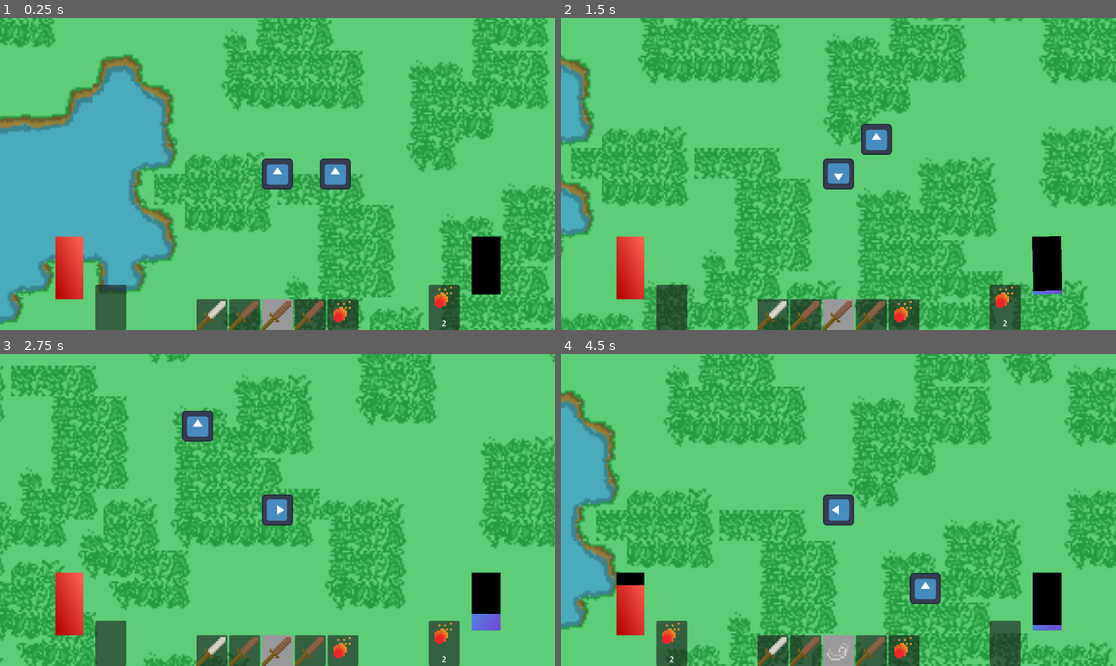
Above: before the commit, frames 1-4 (two rows, left to right).
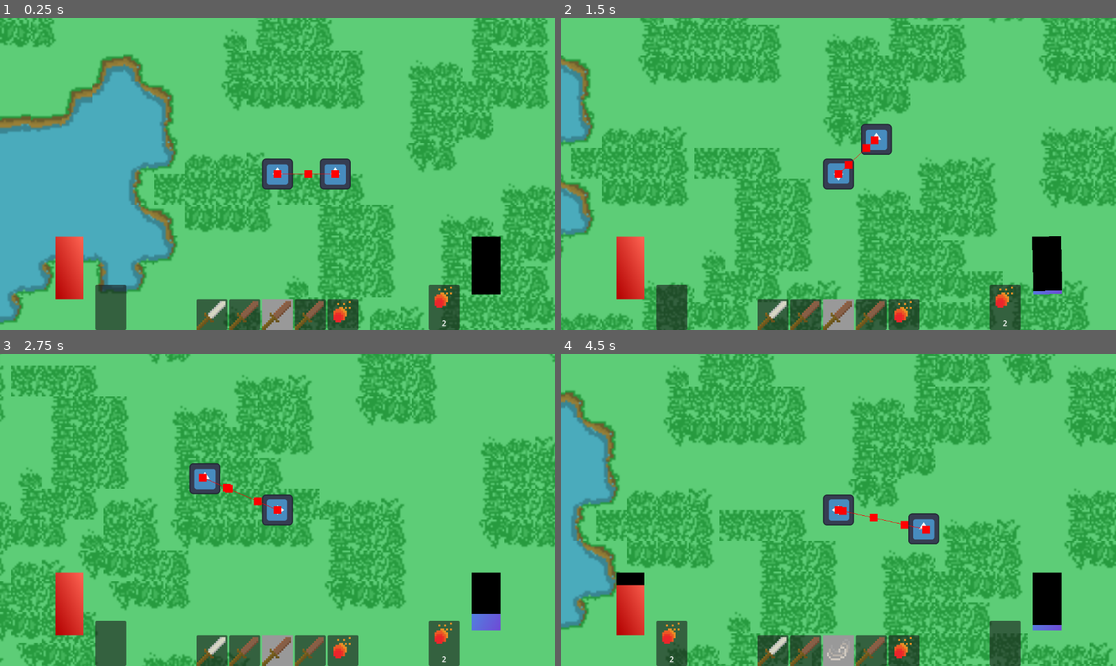
Above: after the commit, the same moments.

Repository: Tsanzevino/DungeonDeckBuilder
Game: Godot game, scene res://Scenes/main.tscn
Same seed, same stepped clock (60 frames per second), same inputs: the game is played once before the commit and once after it. The engine's default icon, where the game draws it, is replaced by a stand-in: a white triangle on a blue panel in a dark square.
Inputs:
- Up to frame 1 (0.25 s): no input
- Up to frame 2 (1.5 s): tap Enter at 0.5 s; hold D (move_right) 0.53-1.28 s; hold Ctrl (sprint) 0.53-1.28 s; hold S (move_down) from 1.28 s (still down); tap Space (use_card) at 1.35 s
- Up to frame 3 (2.75 s): release S (move_down) at 2.03 s; hold D (move_right) from 2.03 s (still down); hold Ctrl (sprint) from 2.03 s (still down)
- Up to frame 4 (4.5 s): release D (move_right) at 2.78 s; release Ctrl (sprint) at 2.78 s; hold W (move_up) 2.78-3.53 s; tap Space (use_card) at 2.85, 4.35 s; hold Ctrl (sprint) 3.53-4.28 s; hold A (move_left) from 3.53 s (still down)

The runs differ from the first frame. In frame 1, 0.1% of the frame differs, in the area x 49-62%, y 48-52%; in frame 2, 0.2%; in frame 3, 1.2%; in frame 4, 1.3%, in the area x 49-69%, y 48-81%.

Commit message:
simple enemy navigation

Diff:
--- a/Data/Tiles/new_tile_set.tres
+++ b/Data/Tiles/new_tile_set.tres
@@ -1,21 +1,9 @@
-[gd_resource type="TileSet" load_steps=9 format=3 uid="uid://sccd785u215p"]
+[gd_resource type="TileSet" load_steps=11 format=3 uid="uid://sccd785u215p"]
 
 [ext_resource type="Texture2D" uid="uid://bswryi18offys" path="res://Data/Tiles/simple_tilemap.png" id="1_tudc2"]
 
 [sub_resource type="TileMapPattern" id="TileMapPattern_tudc2"]
 tile_data = PackedInt32Array(0, 0, 1, 65536, 0, 2, 131072, 0, 3, 1, 65536, 1, 65537, 65536, 2, 131073, 65536, 3, 2, 131072, 1, 65538, 131072, 2, 131074, 131072, 3)
-
-[sub_resource type="NavigationPolygon" id="NavigationPolygon_tudc2"]
-vertices = PackedVector2Array(8, 8, -8, 8, -8, -8, 8, -8)
-polygons = Array[PackedInt32Array]([PackedInt32Array(0, 1, 2, 3)])
-outlines = Array[PackedVector2Array]([PackedVector2Array(-8, -8, 8, -8, 8, 8, -8, 8)])
-agent_radius = 0.0
-
-[sub_resource type="NavigationPolygon" id="NavigationPolygon_netrv"]
-vertices = PackedVector2Array(8, 8, -8, 8, -8, -8, 8, -8)
-polygons = Array[PackedInt32Array]([PackedInt32Array(0, 1, 2, 3)])
-outlines = Array[PackedVector2Array]([PackedVector2Array(-8, -8, 8, -8, 8, 8, -8, 8)])
-agent_radius = 0.0
 
 [sub_resource type="NavigationPolygon" id="NavigationPolygon_uf8bg"]
 vertices = PackedVector2Array(8, 8, -8, 8, -8, -8, 8, -8)
@@ -23,6 +11,10 @@
 outlines = Array[PackedVector2Array]([PackedVector2Array(-8, -8, 8, -8, 8, 8, -8, 8)])
 agent_radius = 0.0
 
+[sub_resource type="NavigationPolygon" id="NavigationPolygon_tudc2"]
+
+[sub_resource type="NavigationPolygon" id="NavigationPolygon_netrv"]
+
 [sub_resource type="NavigationPolygon" id="NavigationPolygon_slmpl"]
 vertices = PackedVector2Array(8, 8, -8, 8, -8, -8, 8, -8)
 polygons = Array[PackedInt32Array]([PackedInt32Array(0, 1, 2, 3)])
@@ -30,10 +22,14 @@
 agent_radius = 0.0
 
 [sub_resource type="NavigationPolygon" id="NavigationPolygon_wxmdq"]
+
+[sub_resource type="NavigationPolygon" id="NavigationPolygon_igbx2"]
 vertices = PackedVector2Array(8, 8, -8, 8, -8, -8, 8, -8)
 polygons = Array[PackedInt32Array]([PackedInt32Array(0, 1, 2, 3)])
 outlines = Array[PackedVector2Array]([PackedVector2Array(-8, -8, 8, -8, 8, 8, -8, 8)])
 agent_radius = 0.0
+
+[sub_resource type="NavigationPolygon" id="NavigationPolygon_ag7c2"]
 
 [sub_resource type="TileSetAtlasSource" id="TileSetAtlasSource_netrv"]
 texture = ExtResource("1_tudc2")
@@ -44,6 +40,7 @@
 0:0/0/terrains_peering_bit/bottom_left_corner = 0
 0:0/0/terrains_peering_bit/top_left_corner = 0
 0:0/0/terrains_peering_bit/top_right_corner = 0
+0:0/0/navigation_layer_0/polygon = SubResource("NavigationPolygon_uf8bg")
 1:0/0 = 0
 1:0/0/terrain_set = 0
 1:0/0/terrain = 0
@@ -51,6 +48,7 @@
 1:0/0/terrains_peering_bit/bottom_left_corner = 0
 1:0/0/terrains_peering_bit/top_left_corner = 0
 1:0/0/terrains_peering_bit/top_right_corner = 0
+1:0/0/navigation_layer_0/polygon = SubResource("NavigationPolygon_uf8bg")
 2:0/0 = 0
 2:0/0/terrain_set = 0
 2:0/0/terrain = 1
@@ -59,7 +57,7 @@
 2:0/0/terrains_peering_bit/bottom_left_corner = 1
 2:0/0/terrains_peering_bit/top_left_corner = 1
 2:0/0/terrains_peering_bit/top_right_corner = 1
-2:0/0/navigation_layer_0/polygon = SubResource("NavigationPolygon_wxmdq")
+2:0/0/navigation_layer_0/polygon = SubResource("NavigationPolygon_tudc2")
 0:1/0 = 0
 0:1/0/terrain_set = 0
 0:1/0/terrain = 0
@@ -67,6 +65,7 @@
 0:1/0/terrains_peering_bit/bottom_left_corner = 0
 0:1/0/terrains_peering_bit/top_left_corner = 0
 0:1/0/terrains_peering_bit/top_right_corner = 0
+0:1/0/navigation_layer_0/polygon = SubResource("NavigationPolygon_uf8bg")
 1:1/0 = 0
 1:1/0/terrain_set = 0
 1:1/0/terrain = 0
@@ -74,6 +73,7 @@
 1:1/0/terrains_peering_bit/bottom_left_corner = 3
 1:1/0/terrains_peering_bit/top_left_corner = 0
 1:1/0/terrains_peering_bit/top_right_corner = 0
+1:1/0/navigation_layer_0/polygon = SubResource("NavigationPolygon_uf8bg")
 2:1/0 = 0
 2:1/0/terrain_set = 0
 2:1/0/terrain = 0
@@ -81,6 +81,7 @@
 2:1/0/terrains_peering_bit/bottom_left_corner = 3
 2:1/0/terrains_peering_bit/top_left_corner = 0
 2:1/0/terrains_peering_bit/top_right_corner = 0
+2:1/0/navigation_layer_0/polygon = SubResource("NavigationPolygon_uf8bg")
 0:2/0 = 0
 0:2/0/terrain_set = 0
 0:2/0/terrain = 0
@@ -88,6 +89,7 @@
 0:2/0/terrains_peering_bit/bottom_left_corner = 0
 0:2/0/terrains_peering_bit/top_left_corner = 0
 0:2/0/terrains_peering_bit/top_right_corner = 3
+0:2/0/navigation_layer_0/polygon = SubResource("NavigationPolygon_uf8bg")
 1:2/0 = 0
 1:2/0/terrain_set = 0
 1:2/0/terrain = 3
@@ -95,6 +97,7 @@
 1:2/0/terrains_peering_bit/bottom_left_corner = 3
 1:2/0/terrains_peering_bit/top_left_corner = 3
 1:2/0/terrains_peering_bit/top_right_corner = 3
+1:2/0/navigation_layer_0/polygon = SubResource("NavigationPolygon_uf8bg")
 2:2/0 = 0
 2:2/0/terrain_set = 0
 2:2/0/terrain = 0
@@ -102,6 +105,7 @@
 2:2/0/terrains_peering_bit/bottom_left_corner = 3
 2:2/0/terrains_peering_bit/top_left_corner = 3
 2:2/0/terrains_peering_bit/top_right_corner = 0
+2:2/0/navigation_layer_0/polygon = SubResource("NavigationPolygon_uf8bg")
 0:3/0 = 0
 0:3/0/terrain_set = 0
 0:3/0/terrain = 0
@@ -109,6 +113,7 @@
 0:3/0/terrains_peering_bit/bottom_left_corner = 0
 0:3/0/terrains_peering_bit/top_left_corner = 0
 0:3/0/terrains_peering_bit/top_right_corner = 3
+0:3/0/navigation_layer_0/polygon = SubResource("NavigationPolygon_uf8bg")
 1:3/0 = 0
 1:3/0/terrain_set = 0
 1:3/0/terrain = 0
@@ -116,6 +121,7 @@
 1:3/0/terrains_peering_bit/bottom_left_corner = 0
 1:3/0/terrains_peering_bit/top_left_corner = 3
 1:3/0/terrains_peering_bit/top_right_corner = 3
+1:3/0/navigation_layer_0/polygon = SubResource("NavigationPolygon_uf8bg")
 2:3/0 = 0
 2:3/0/terrain_set = 0
 2:3/0/terrain = 0
@@ -123,42 +129,43 @@
 2:3/0/terrains_peering_bit/bottom_left_corner = 0
 2:3/0/terrains_peering_bit/top_left_corner = 3
 2:3/0/terrains_peering_bit/top_right_corner = 0
+2:3/0/navigation_layer_0/polygon = SubResource("NavigationPolygon_uf8bg")
 0:4/0 = 0
 0:4/0/terrain_set = 0
 0:4/0/terrain = 1
-0:4/0/physics_layer_0/polygon_0/points = PackedVector2Array(-8, -8, 8, -8, 8, 8, -8, 8)
+0:4/0/physics_layer_0/polygon_0/points = PackedVector2Array(0, 8, 0, 0, 8, 0, 8, 8)
 0:4/0/terrains_peering_bit/bottom_right_corner = 1
 0:4/0/terrains_peering_bit/bottom_left_corner = 0
 0:4/0/terrains_peering_bit/top_left_corner = 0
 0:4/0/terrains_peering_bit/top_right_corner = 0
-0:4/0/navigation_layer_0/polygon = SubResource("NavigationPolygon_uf8bg")
+0:4/0/navigation_layer_0/polygon = SubResource("NavigationPolygon_tudc2")
 1:4/0 = 0
 1:4/0/terrain_set = 0
 1:4/0/terrain = 1
-1:4/0/physics_layer_0/polygon_0/points = PackedVector2Array(-8, -8, 8, -8, 8, 8, -8, 8)
+1:4/0/physics_layer_0/polygon_0/points = PackedVector2Array(-8, 8, -8, 0, 8, 0, 8, 8)
 1:4/0/terrains_peering_bit/bottom_right_corner = 1
 1:4/0/terrains_peering_bit/bottom_left_corner = 1
 1:4/0/terrains_peering_bit/top_left_corner = 0
 1:4/0/terrains_peering_bit/top_right_corner = 0
-1:4/0/navigation_layer_0/polygon = SubResource("NavigationPolygon_uf8bg")
+1:4/0/navigation_layer_0/polygon = SubResource("NavigationPolygon_tudc2")
 2:4/0 = 0
 2:4/0/terrain_set = 0
 2:4/0/terrain = 1
-2:4/0/physics_layer_0/polygon_0/points = PackedVector2Array(-8, -8, 8, -8, 8, 8, -8, 8)
+2:4/0/physics_layer_0/polygon_0/points = PackedVector2Array(-8, 0, 0, 0, 0, 8, -8, 8)
 2:4/0/terrains_peering_bit/bottom_right_corner = 0
 2:4/0/terrains_peering_bit/bottom_left_corner = 1
 2:4/0/terrains_peering_bit/top_left_corner = 0
 2:4/0/terrains_peering_bit/top_right_corner = 0
-2:4/0/navigation_layer_0/polygon = SubResource("NavigationPolygon_uf8bg")
+2:4/0/navigation_layer_0/polygon = SubResource("NavigationPolygon_tudc2")
 0:5/0 = 0
 0:5/0/terrain_set = 0
 0:5/0/terrain = 1
-0:5/0/physics_layer_0/polygon_0/points = PackedVector2Array(-8, -8, 8, -8, 8, 8, -8, 8)
+0:5/0/physics_layer_0/polygon_0/points = PackedVector2Array(8, 8, 0, 8, 0, -8, 8, -8)
 0:5/0/terrains_peering_bit/bottom_right_corner = 1
 0:5/0/terrains_peering_bit/bottom_left_corner = 0
 0:5/0/terrains_peering_bit/top_left_corner = 0
 0:5/0/terrains_peering_bit/top_right_corner = 1
-0:5/0/navigation_layer_0/polygon = SubResource("NavigationPolygon_uf8bg")
+0:5/0/navigation_layer_0/polygon = SubResource("NavigationPolygon_netrv")
 1:5/0 = 0
 1:5/0/terrain_set = 0
 1:5/0/terrain = 1
@@ -167,79 +174,79 @@
 1:5/0/terrains_peering_bit/bottom_left_corner = 1
 1:5/0/terrains_peering_bit/top_left_corner = 1
 1:5/0/terrains_peering_bit/top_right_corner = 1
-1:5/0/navigation_layer_0/polygon = SubResource("NavigationPolygon_uf8bg")
+1:5/0/navigation_layer_0/polygon = SubResource("NavigationPolygon_wxmdq")
 2:5/0 = 0
 2:5/0/terrain_set = 0
 2:5/0/terrain = 1
-2:5/0/physics_layer_0/polygon_0/points = PackedVector2Array(-8, -8, 8, -8, 8, 8, -8, 8)
+2:5/0/physics_layer_0/polygon_0/points = PackedVector2Array(-8, -8, 0, -8, 0, 8, -8, 8)
 2:5/0/terrains_peering_bit/bottom_right_corner = 0
 2:5/0/terrains_peering_bit/bottom_left_corner = 1
 2:5/0/terrains_peering_bit/top_left_corner = 1
 2:5/0/terrains_peering_bit/top_right_corner = 0
-2:5/0/navigation_layer_0/polygon = SubResource("NavigationPolygon_uf8bg")
+2:5/0/navigation_layer_0/polygon = SubResource("NavigationPolygon_ag7c2")
 0:6/0 = 0
 0:6/0/terrain_set = 0
 0:6/0/terrain = 1
-0:6/0/physics_layer_0/polygon_0/points = PackedVector2Array(-8, -8, 8, -8, 8, 8, -8, 8)
+0:6/0/physics_layer_0/polygon_0/points = PackedVector2Array(8, 0, 0, 0, 0, -8, 8, -8)
 0:6/0/terrains_peering_bit/bottom_right_corner = 0
 0:6/0/terrains_peering_bit/bottom_left_corner = 0
 0:6/0/terrains_peering_bit/top_left_corner = 0
 0:6/0/terrains_peering_bit/top_right_corner = 1
-0:6/0/navigation_layer_0/polygon = SubResource("NavigationPolygon_uf8bg")
+0:6/0/navigation_layer_0/polygon = SubResource("NavigationPolygon_tudc2")
 1:6/0 = 0
 1:6/0/terrain_set = 0
 1:6/0/terrain = 1
-1:6/0/physics_layer_0/polygon_0/points = PackedVector2Array(-8, -8, 8, -8, 8, 8, -8, 8)
+1:6/0/physics_layer_0/polygon_0/points = PackedVector2Array(8, -8, 8, 0, -8, 0, -8, -8)
 1:6/0/terrains_peering_bit/bottom_right_corner = 0
 1:6/0/terrains_peering_bit/bottom_left_corner = 0
 1:6/0/terrains_peering_bit/top_left_corner = 1
 1:6/0/terrains_peering_bit/top_right_corner = 1
-1:6/0/navigation_layer_0/polygon = SubResource("NavigationPolygon_uf8bg")
+1:6/0/navigation_layer_0/polygon = SubResource("NavigationPolygon_tudc2")
 2:6/0 = 0
 2:6/0/terrain_set = 0
 2:6/0/terrain = 1
-2:6/0/physics_layer_0/polygon_0/points = PackedVector2Array(-8, -8, 8, -8, 8, 8, -8, 8)
+2:6/0/physics_layer_0/polygon_0/points = PackedVector2Array(0, -8, 0, 0, -8, 0, -8, -8)
 2:6/0/terrains_peering_bit/bottom_right_corner = 0
 2:6/0/terrains_peering_bit/bottom_left_corner = 0
 2:6/0/terrains_peering_bit/top_left_corner = 1
 2:6/0/terrains_peering_bit/top_right_corner = 0
-2:6/0/navigation_layer_0/polygon = SubResource("NavigationPolygon_uf8bg")
+2:6/0/navigation_layer_0/polygon = SubResource("NavigationPolygon_tudc2")
 0:7/0 = 0
 0:7/0/terrain_set = 0
 0:7/0/terrain = 1
-0:7/0/physics_layer_0/polygon_0/points = PackedVector2Array(-8, -8, 8, -8, 8, 8, -8, 8)
+0:7/0/physics_layer_0/polygon_0/points = PackedVector2Array(-8, 8, -8, -8, 8, -8, 8, 0, 0, 0, 0, 8)
 0:7/0/terrains_peering_bit/bottom_right_corner = 0
 0:7/0/terrains_peering_bit/bottom_left_corner = 1
 0:7/0/terrains_peering_bit/top_left_corner = 1
 0:7/0/terrains_peering_bit/top_right_corner = 1
-0:7/0/navigation_layer_0/polygon = SubResource("NavigationPolygon_slmpl")
+0:7/0/navigation_layer_0/polygon = SubResource("NavigationPolygon_tudc2")
 1:7/0 = 0
 1:7/0/terrain_set = 0
 1:7/0/terrain = 1
-1:7/0/physics_layer_0/polygon_0/points = PackedVector2Array(-8, -8, 8, -8, 8, 8, -8, 8)
+1:7/0/physics_layer_0/polygon_0/points = PackedVector2Array(8, -8, 8, 0, -8, 0, -8, -8)
 1:7/0/terrains_peering_bit/bottom_right_corner = 0
 1:7/0/terrains_peering_bit/bottom_left_corner = 0
 1:7/0/terrains_peering_bit/top_left_corner = 1
 1:7/0/terrains_peering_bit/top_right_corner = 1
-1:7/0/navigation_layer_0/polygon = SubResource("NavigationPolygon_slmpl")
+1:7/0/navigation_layer_0/polygon = SubResource("NavigationPolygon_tudc2")
 2:7/0 = 0
 2:7/0/terrain_set = 0
 2:7/0/terrain = 1
-2:7/0/physics_layer_0/polygon_0/points = PackedVector2Array(-8, -8, 8, -8, 8, 8, -8, 8)
+2:7/0/physics_layer_0/polygon_0/points = PackedVector2Array(-8, -8, 8, -8, 8, 8, 0, 8, 0, 0, -8, 0)
 2:7/0/terrains_peering_bit/bottom_right_corner = 1
 2:7/0/terrains_peering_bit/bottom_left_corner = 0
 2:7/0/terrains_peering_bit/top_left_corner = 1
 2:7/0/terrains_peering_bit/top_right_corner = 1
-2:7/0/navigation_layer_0/polygon = SubResource("NavigationPolygon_slmpl")
+2:7/0/navigation_layer_0/polygon = SubResource("NavigationPolygon_tudc2")
 0:8/0 = 0
 0:8/0/terrain_set = 0
 0:8/0/terrain = 1
-0:8/0/physics_layer_0/polygon_0/points = PackedVector2Array(-8, -8, 8, -8, 8, 8, -8, 8)
+0:8/0/physics_layer_0/polygon_0/points = PackedVector2Array(-8, -8, 0, -8, 0, 8, -8, 8)
 0:8/0/terrains_peering_bit/bottom_right_corner = 0
 0:8/0/terrains_peering_bit/bottom_left_corner = 1
 0:8/0/terrains_peering_bit/top_left_corner = 1
 0:8/0/terrains_peering_bit/top_right_corner = 0
-0:8/0/navigation_layer_0/polygon = SubResource("NavigationPolygon_slmpl")
+0:8/0/navigation_layer_0/polygon = SubResource("NavigationPolygon_tudc2")
 1:8/0 = 0
 1:8/0/terrain_set = 0
 1:8/0/terrain = 0
@@ -247,42 +254,43 @@
 1:8/0/terrains_peering_bit/bottom_left_corner = 0
 1:8/0/terrains_peering_bit/top_left_corner = 0
 1:8/0/terrains_peering_bit/top_right_corner = 0
+1:8/0/navigation_layer_0/polygon = SubResource("NavigationPolygon_igbx2")
 2:8/0 = 0
 2:8/0/terrain_set = 0
 2:8/0/terrain = 1
-2:8/0/physics_layer_0/polygon_0/points = PackedVector2Array(-8, -8, 8, -8, 8, 8, -8, 8)
+2:8/0/physics_layer_0/polygon_0/points = PackedVector2Array(8, 8, 0, 8, 0, -8, 8, -8)
 2:8/0/terrains_peering_bit/bottom_right_corner = 1
 2:8/0/terrains_peering_bit/bottom_left_corner = 0
 2:8/0/terrains_peering_bit/top_left_corner = 0
 2:8/0/terrains_peering_bit/top_right_corner = 1
-2:8/0/navigation_layer_0/polygon = SubResource("NavigationPolygon_slmpl")
+2:8/0/navigation_layer_0/polygon = SubResource("NavigationPolygon_tudc2")
 0:9/0 = 0
 0:9/0/terrain_set = 0
 0:9/0/terrain = 1
-0:9/0/physics_layer_0/polygon_0/points = PackedVector2Array(-8, -8, 8, -8, 8, 8, -8, 8)
+0:9/0/physics_layer_0/polygon_0/points = PackedVector2Array(8, 8, -8, 8, -8, -8, 0, -8, 0, 0, 8, 0)
 0:9/0/terrains_peering_bit/bottom_right_corner = 1
 0:9/0/terrains_peering_bit/bottom_left_corner = 1
 0:9/0/terrains_peering_bit/top_left_corner = 1
 0:9/0/terrains_peering_bit/top_right_corner = 0
-0:9/0/navigation_layer_0/polygon = SubResource("NavigationPolygon_slmpl")
+0:9/0/navigation_layer_0/polygon = SubResource("NavigationPolygon_tudc2")
 1:9/0 = 0
 1:9/0/terrain_set = 0
 1:9/0/terrain = 1
-1:9/0/physics_layer_0/polygon_0/points = PackedVector2Array(-8, -8, 8, -8, 8, 8, -8, 8)
+1:9/0/physics_layer_0/polygon_0/points = PackedVector2Array(-8, 8, -8, 0, 8, 0, 8, 8)
 1:9/0/terrains_peering_bit/bottom_right_corner = 1
 1:9/0/terrains_peering_bit/bottom_left_corner = 1
 1:9/0/terrains_peering_bit/top_left_corner = 0
 1:9/0/terrains_peering_bit/top_right_corner = 0
-1:9/0/navigation_layer_0/polygon = SubResource("NavigationPolygon_slmpl")
+1:9/0/navigation_layer_0/polygon = SubResource("NavigationPolygon_tudc2")
 2:9/0 = 0
 2:9/0/terrain_set = 0
 2:9/0/terrain = 1
-2:9/0/physics_layer_0/polygon_0/points = PackedVector2Array(-8, -8, 8, -8, 8, 8, -8, 8)
+2:9/0/physics_layer_0/polygon_0/points = PackedVector2Array(8, -8, 8, 8, -8, 8, -8, 0, 0, 0, 0, -8)
 2:9/0/terrains_peering_bit/bottom_right_corner = 1
 2:9/0/terrains_peering_bit/bottom_left_corner = 1
 2:9/0/terrains_peering_bit/top_left_corner = 0
 2:9/0/terrains_peering_bit/top_right_corner = 1
-2:9/0/navigation_layer_0/polygon = SubResource("NavigationPolygon_slmpl")
+2:9/0/navigation_layer_0/polygon = SubResource("NavigationPolygon_tudc2")
 0:10/0 = 0
 0:10/0/terrain_set = 0
 0:10/0/terrain = 2
@@ -372,7 +380,7 @@
 0:13/0/terrains_peering_bit/bottom_left_corner = 2
 0:13/0/terrains_peering_bit/top_left_corner = 2
 0:13/0/terrains_peering_bit/top_right_corner = 2
-0:13/0/navigation_layer_0/polygon = SubResource("NavigationPolygon_netrv")
+0:13/0/navigation_layer_0/polygon = SubResource("NavigationPolygon_tudc2")
 1:13/0 = 0
 1:13/0/terrain_set = 0
 1:13/0/terrain = 2
@@ -381,7 +389,7 @@
 1:13/0/terrains_peering_bit/bottom_left_corner = 0
 1:13/0/terrains_peering_bit/top_left_corner = 2
 1:13/0/terrains_peering_bit/top_right_corner = 2
-1:13/0/navigation_layer_0/polygon = SubResource("NavigationPolygon_netrv")
+1:13/0/navigation_layer_0/polygon = SubResource("NavigationPolygon_tudc2")
 2:13/0 = 0
 2:13/0/terrain_set = 0
 2:13/0/terrain = 2
@@ -390,7 +398,7 @@
 2:13/0/terrains_peering_bit/bottom_left_corner = 0
 2:13/0/terrains_peering_bit/top_left_corner = 2
 2:13/0/terrains_peering_bit/top_right_corner = 2
-2:13/0/navigation_layer_0/polygon = SubResource("NavigationPolygon_netrv")
+2:13/0/navigation_layer_0/polygon = SubResource("NavigationPolygon_tudc2")
 0:14/0 = 0
 0:14/0/terrain_set = 0
 0:14/0/terrain = 2
@@ -399,7 +407,7 @@
 0:14/0/terrains_peering_bit/bottom_left_corner = 2
 0:14/0/terrains_peering_bit/top_left_corner = 2
 0:14/0/terrains_peering_bit/top_right_corner = 0
-0:14/0/navigation_layer_0/polygon = SubResource("NavigationPolygon_netrv")
+0:14/0/navigation_layer_0/polygon = SubResource("NavigationPolygon_tudc2")
 1:14/0 = 0
 1:14/0/terrain_set = 0
 1:14/0/terrain = 0
@@ -407,6 +415,7 @@
 1:14/0/terrains_peering_bit/bottom_left_corner = 0
 1:14/0/terrains_peering_bit/top_left_corner = 0
 1:14/0/terrains_peering_bit/top_right_corner = 0
+1:14/0/navigation_layer_0/polygon = SubResource("NavigationPolygon_slmpl")
 2:14/0 = 0
 2:14/0/terrain_set = 0
 2:14/0/terrain = 2
@@ -415,7 +424,7 @@
 2:14/0/terrains_peering_bit/bottom_left_corner = 0
 2:14/0/terrains_peering_bit/top_left_corner = 0
 2:14/0/terrains_peering_bit/top_right_corner = 2
-2:14/0/navigation_layer_0/polygon = SubResource("NavigationPolygon_netrv")
+2:14/0/navigation_layer_0/polygon = SubResource("NavigationPolygon_tudc2")
 0:15/0 = 0
 0:15/0/terrain_set = 0
 0:15/0/terrain = 2
@@ -424,7 +433,7 @@
 0:15/0/terrains_peering_bit/bottom_left_corner = 2
 0:15/0/terrains_peering_bit/top_left_corner = 2
 0:15/0/terrains_peering_bit/top_right_corner = 0
-0:15/0/navigation_layer_0/polygon = SubResource("NavigationPolygon_netrv")
+0:15/0/navigation_layer_0/polygon = SubResource("NavigationPolygon_tudc2")
 1:15/0 = 0
 1:15/0/terrain_set = 0
 1:15/0/terrain = 2
@@ -433,7 +442,7 @@
 1:15/0/terrains_peering_bit/bottom_left_corner = 2
 1:15/0/terrains_peering_bit/top_left_corner = 0
 1:15/0/terrains_peering_bit/top_right_corner = 0
-1:15/0/navigation_layer_0/polygon = SubResource("NavigationPolygon_netrv")
+1:15/0/navigation_layer_0/polygon = SubResource("NavigationPolygon_tudc2")
 2:15/0 = 0
 2:15/0/terrain_set = 0
 2:15/0/terrain = 2
@@ -442,12 +451,10 @@
 2:15/0/terrains_peering_bit/bottom_left_corner = 2
 2:15/0/terrains_peering_bit/top_left_corner = 0
 2:15/0/terrains_peering_bit/top_right_corner = 2
-2:15/0/navigation_layer_0/polygon = SubResource("NavigationPolygon_netrv")
+2:15/0/navigation_layer_0/polygon = SubResource("NavigationPolygon_tudc2")
 
 [resource]
 physics_layer_0/collision_layer = 1
-physics_layer_1/collision_layer = 0
-physics_layer_1/collision_mask = 0
 terrain_set_0/mode = 1
 terrain_set_0/terrain_0/name = "Ground"
 terrain_set_0/terrain_0/color = Color(0.5, 0.34375, 0.25, 1)
@@ -458,6 +465,5 @@
 terrain_set_0/terrain_3/name = "Grass"
 terrain_set_0/terrain_3/color = Color(0.375, 0.5, 0.25, 1)
 navigation_layer_0/layers = 1
-navigation_layer_1/layers = 0
 sources/0 = SubResource("TileSetAtlasSource_netrv")
 pattern_0 = SubResource("TileMapPattern_tudc2")
--- a/Scenes/Enemy.tscn
+++ b/Scenes/Enemy.tscn
@@ -25,6 +25,20 @@
 scale = Vector2(0.125, 0.125)
 texture = ExtResource("1_m1htj")
 
+[node name="Health" type="Node" parent="."]
+unique_name_in_owner = true
+script = ExtResource("9_idouy")
+maxHealth = 5.0
+metadata/_custom_type_script = "uid://dp4w212aij0sp"
+
+[node name="Hurtbox" type="Area2D" parent="."]
+unique_name_in_owner = true
+script = ExtResource("11_6s1gy")
+metadata/_custom_type_script = "uid://bcceqc2f8hmnr"
+
+[node name="CollisionShape2D" type="CollisionShape2D" parent="Hurtbox"]
+shape = ExtResource("2_0o0ue")
+
 [node name="EnemyStateMachine" type="Node" parent="." node_paths=PackedStringArray("initial_state")]
 script = ExtResource("3_6bs3c")
 initial_state = NodePath("Idle")
@@ -45,12 +59,13 @@
 [node name="ChaseRange" type="Area2D" parent="."]
 unique_name_in_owner = true
 script = ExtResource("8_uoxpr")
-radius = 100.0
+radius = 500.0
 metadata/_custom_type_script = "uid://do222lj53766q"
 
 [node name="AttackRange" type="Area2D" parent="."]
 unique_name_in_owner = true
 script = ExtResource("8_uoxpr")
+radius = 25.0
 metadata/_custom_type_script = "uid://do222lj53766q"
 
 [node name="FleeRange" type="Area2D" parent="."]
@@ -59,16 +74,6 @@
 radius = 10.0
 metadata/_custom_type_script = "uid://do222lj53766q"
 
-[node name="Health" type="Node" parent="."]
+[node name="NavigationAgent2D" type="NavigationAgent2D" parent="."]
 unique_name_in_owner = true
-script = ExtResource("9_idouy")
-maxHealth = 5.0
-metadata/_custom_type_script = "uid://dp4w212aij0sp"
-
-[node name="Hurtbox" type="Area2D" parent="."]
-unique_name_in_owner = true
-script = ExtResource("11_6s1gy")
-metadata/_custom_type_script = "uid://bcceqc2f8hmnr"
-
-[node name="CollisionShape2D" type="CollisionShape2D" parent="Hurtbox"]
-shape = ExtResource("2_0o0ue")
+debug_enabled = true
--- a/Source/Enemies/StateMachine/attacking.gd
+++ b/Source/Enemies/StateMachine/attacking.gd
@@ -6,7 +6,7 @@
 	pass
 
 func physics_update(delta: float) -> void:
-	enemy.velocity = lerp(enemy.velocity, move_direction() * ATTACK_MOVE_SPEED, delta * GROUND_FRICTION)
+	enemy.velocity = lerp(enemy.velocity, chase_direction() * ATTACK_MOVE_SPEED, delta * GROUND_FRICTION)
 	enemy.move_and_slide()
 
 	if not enemy.player_spotted():
--- a/Source/Enemies/StateMachine/chasing.gd
+++ b/Source/Enemies/StateMachine/chasing.gd
@@ -6,7 +6,7 @@
 	pass
 
 func physics_update(delta: float) -> void:
-	enemy.velocity = lerp(enemy.velocity, move_direction() * CHASE_MOVE_SPEED,delta * GROUND_FRICTION)
+	enemy.velocity = lerp(enemy.velocity, chase_direction() * CHASE_MOVE_SPEED, delta * GROUND_FRICTION)
 	enemy.move_and_slide()
 
 	if not enemy.player_spotted():
@@ -21,7 +21,7 @@
 	finished.emit(FLEEING)
 
 func enter(_previous_state_path: String, _data := {}) -> void:
-	pass
+	start_chase()
 
 func exit() -> void:
 	pass
--- a/Source/Enemies/StateMachine/enemy_state.gd
+++ b/Source/Enemies/StateMachine/enemy_state.gd
@@ -14,6 +14,14 @@
 
 func handle_input(_event: InputEvent) -> void: pass
 
-func move_direction() -> Vector2:
+func chase_direction() -> Vector2:
 	if enemy.nearest_player() == null: return Vector2.ZERO
-	return (enemy.nearest_player().global_position - enemy.global_position).normalized()
+	enemy.get_nav().target_position = enemy.nearest_player().global_position
+	return (enemy.get_nav().get_next_path_position() - enemy.global_position).normalized()
+
+func start_chase():
+	enemy.get_nav().target_position = enemy.nearest_player().global_position
+
+func flee_direction() -> Vector2:
+	if enemy.nearest_player() == null: return Vector2.ZERO
+	return (enemy.global_position - enemy.nearest_player().global_position).normalized()
--- a/Source/Enemies/StateMachine/fleeing.gd
+++ b/Source/Enemies/StateMachine/fleeing.gd
@@ -6,7 +6,7 @@
 	pass
 
 func physics_update(delta: float) -> void:
-	enemy.velocity = lerp(enemy.velocity, - move_direction() * FLEE_MOVE_SPEED, delta * GROUND_FRICTION)
+	enemy.velocity = lerp(enemy.velocity, flee_direction() * FLEE_MOVE_SPEED, delta * GROUND_FRICTION)
 	enemy.move_and_slide()
 
 	if not enemy.player_spotted():
--- a/Source/Enemies/enemy.gd
+++ b/Source/Enemies/enemy.gd
@@ -23,3 +23,6 @@
 
 func nearest_player() -> Player:
 	return %ChaseRange.nearestPlayer
+
+func get_nav() -> NavigationAgent2D:
+	return %NavigationAgent2D
